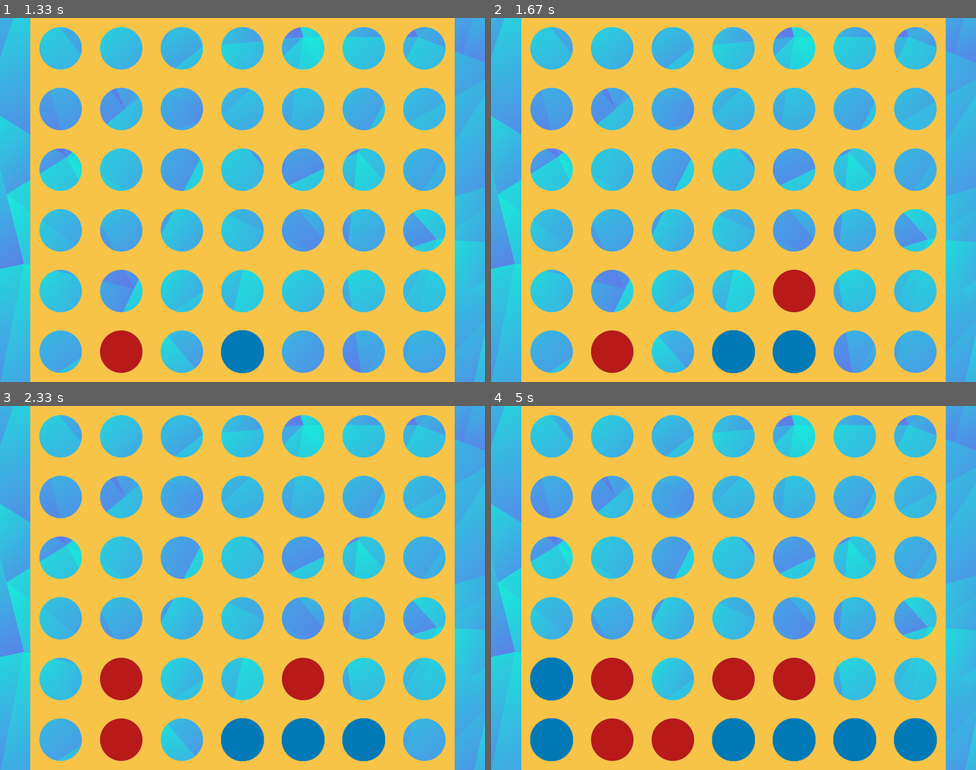
Above: before the commit, frames 1-4 (two rows, left to right).
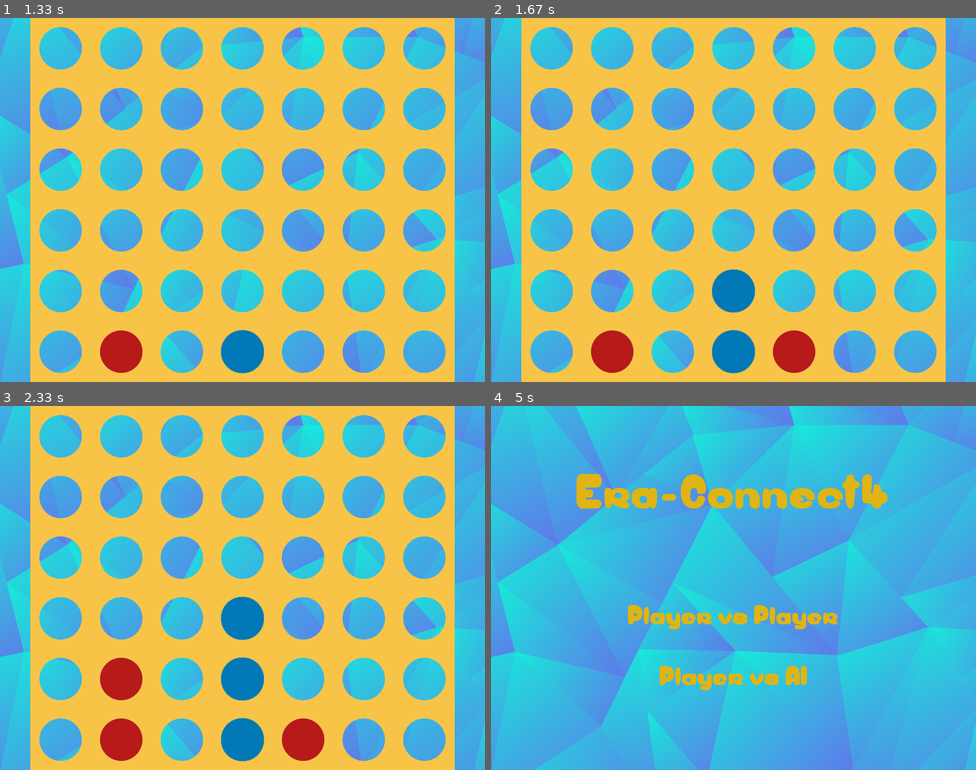
Above: after the commit, the same moments.

Repository: suchiz/Era-Connect4
Game: pygame game, started from src/main.py
The game is run twice, just before and just after one commit, with the same random seed, the same clock (stepped at 60 frames per second) and the same inputs.
Inputs (mouse positions are in pixels of both pictures, inside the frame that each line leads up to):
- Up to frame 1 (1.33 s): click "Player vs AI" at 0.4 s; click (126, 203) at 0.73 s; click (315, 72) at 1.2 s
- Up to frame 2 (1.67 s): move the mouse to (617, 127) at 1.53 s
- Up to frame 3 (2.33 s): click (126, 515) at 1.83 s
- Up to frame 4 (5 s): click (733, 646) at 3.52 s, where only the run after the commit has a clickable "Play again"; click (655, 467) at 4.27 s

Frame 1 is identical in both runs. In frame 2, 2.5% of the frame differs, in the area x 45-67%, y 69-98%; in frame 3, 4.3%; in frame 4, 66%, in the area x 6-94%, y 0-100%.

Commit message:
Heuristic adjusted

Diff:
--- a/src/aiPlayer.py
+++ b/src/aiPlayer.py
@@ -10,7 +10,7 @@
     pygame.display.flip()
 #    col = random.randint(0, board.COLS - 1)
 #    col = choose_move(board, 2)
-    col, minimax_score = minimax(board, 5, -math.inf, math.inf, True)
+    col, minimax_score = minimax(board, 4, -math.inf, math.inf, True)
     pygame.time.wait(500)
     gameUI.displayCoin2(col)
     if board.check_win2():
@@ -28,12 +28,12 @@
     if chunk.count(token) == 4:
         h += 100
     elif chunk.count(token) == 3 and chunk.count(EMPTY) == 1:
-        h += 10
+        h += 5
     elif chunk.count(token) == 2 and chunk.count(EMPTY) == 2:
-        h += 5
+        h += 2
 
     if chunk.count(opp_token) == 3 and chunk.count(EMPTY) == 1:
-        h -= 90
+        h -= 4
 
     return h
 
@@ -44,7 +44,7 @@
     # Center heuristic (better moves at the center)
     center_col = [i for i in list(board.board[:, board.COLS//2])]
     center_count = center_col.count(token)
-    h += center_count * 6
+    h += center_count * 3
 
     # Horizontal heuristic
     for row in range(board.ROWS):
